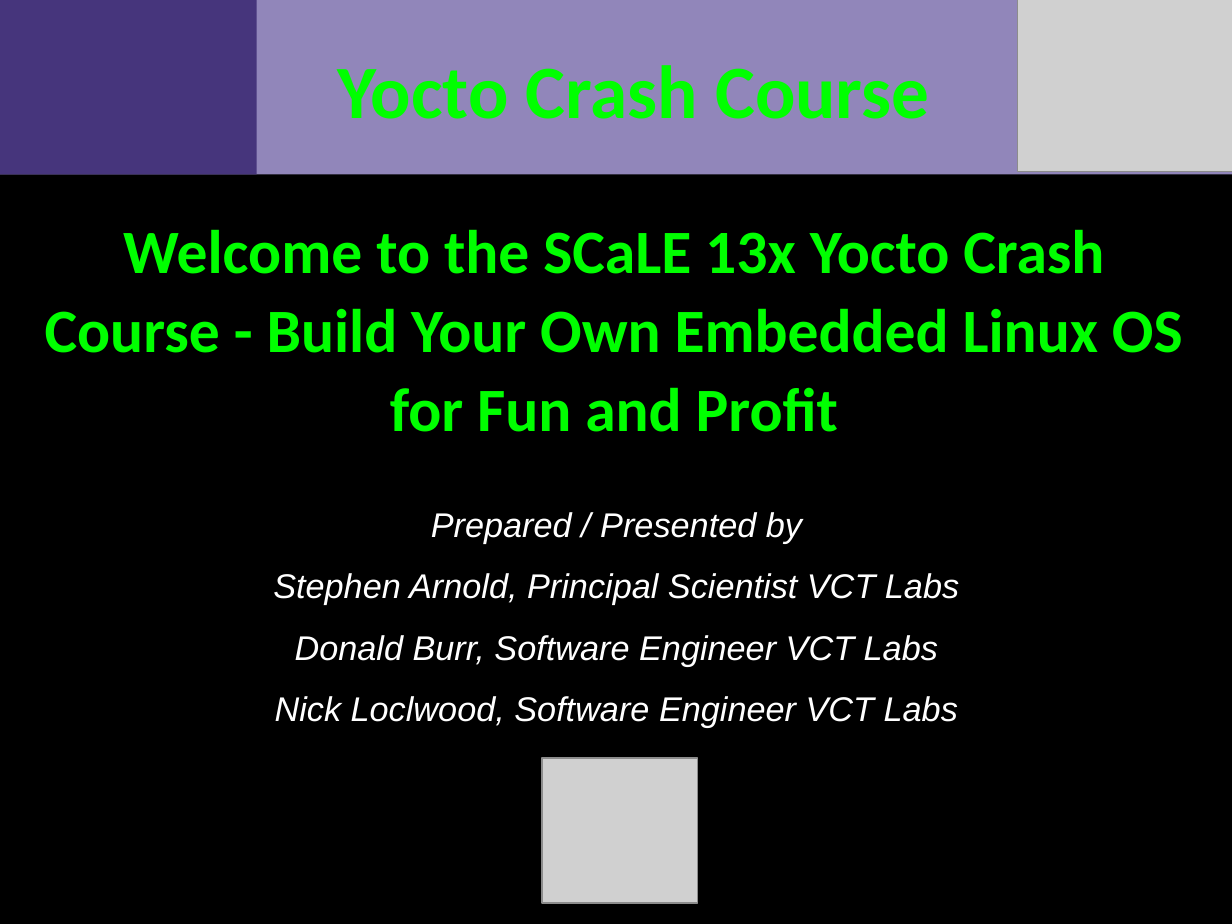
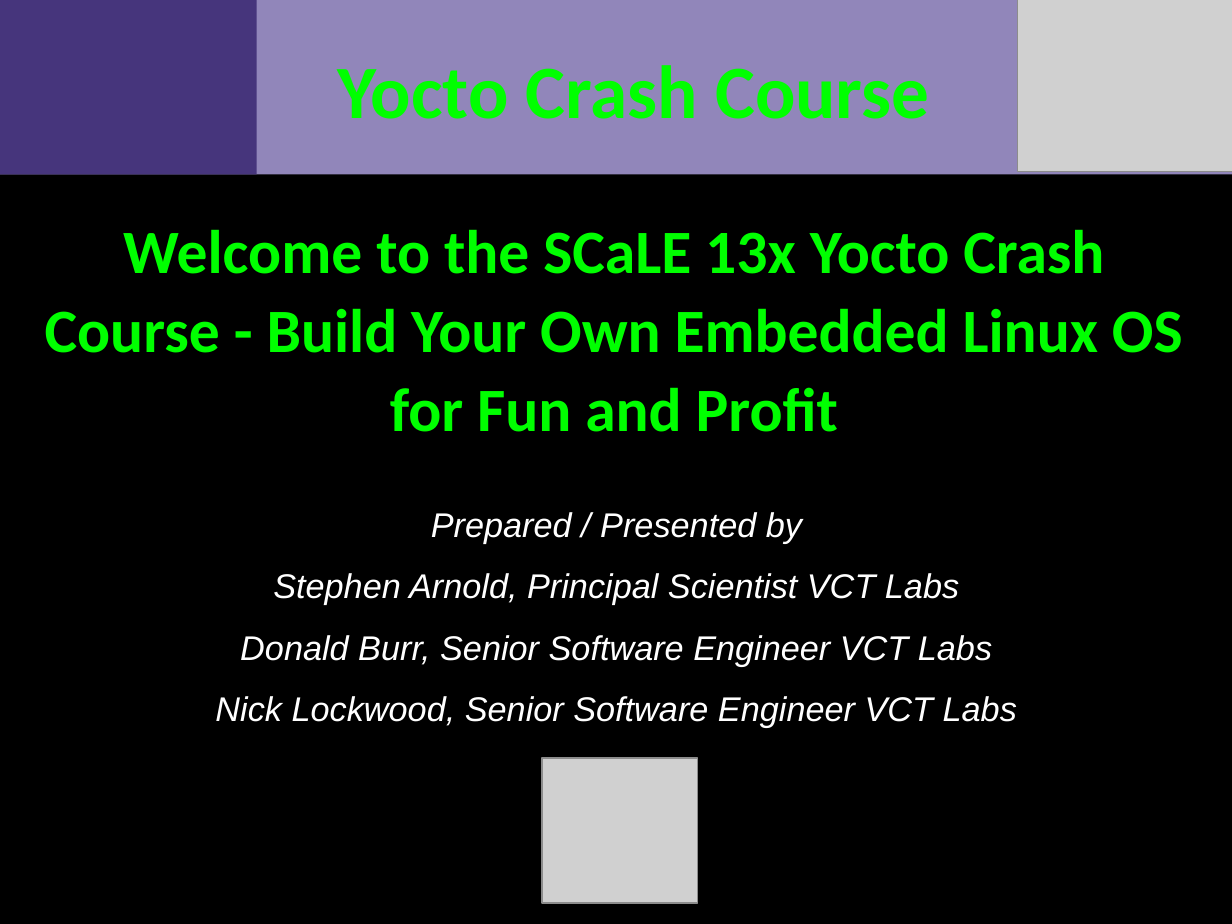
Before and after one commit to VCTLabs/scale13x-presentations, a slide deck: slide 1 of yocto_scale_handout.odp. Drawn at 1232x924 pixels with LibreOffice and Linux fonts; fonts in the diff are those of the drawing; grey boxes stand for pictures; background and template pictures are left out. Boxes give left, top, right and bottom in pixels: in the first picture for what was removed or moved away, otherwise in the second. Text is boxed around its words. In the diff, an @@ line names an element or a change of style, - is before the commit and + after.

Commit message:
Updated title slide

```diff
--- a/yocto_scale_handout.odp
+++ b/yocto_scale_handout.odp
@@ subtitle at box(215, 635, 1017, 728): text changed @@
-Donald Burr, Software Engineer VCT Labs
-Nick Loclwood, Software Engineer VCT Labs
+Donald Burr, Senior Software Engineer VCT Labs
+Nick Lockwood, Senior Software Engineer VCT Labs
```
